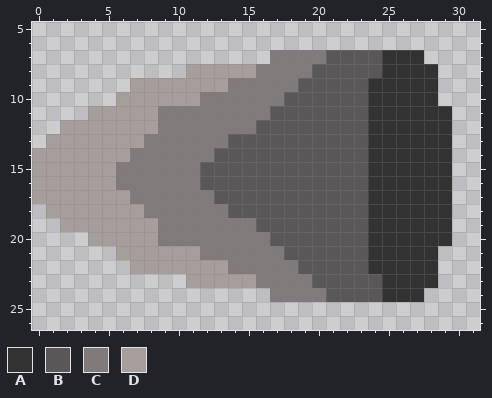
Pixel-art file -- assets/sprites/Weapons/Bullet 2.aseprite. Above, as it was before the edit.
32x32 pixels, 1 frame. Shown: x 0..31, y 5..26.
Palette (. is transparent): A #323232  B #595757  C #807b7a  D #a69e9a
Pixels before, first column x 0:
 7 .................CCCCBBBBAAA..
 8 ...........DDDDDCCCCBBBBBAAAA.
 9 .......DDDDDDDCCCCCBBBBBAAAAA.
10 ......DDDDDDCCCCCCBBBBBBAAAAA.
11 ....DDDDDCCCCCCCCBBBBBBBAAAAAA
12 ..DDDDDDDCCCCCCCBBBBBBBBAAAAAA
13 .DDDDDDDCCCCCCBBBBBBBBBBAAAAAA
14 DDDDDDDCCCCCCBBBBBBBBBBBAAAAAA
15 DDDDDDCCCCCCBBBBBBBBBBBBAAAAAA
16 DDDDDDCCCCCCBBBBBBBBBBBBAAAAAA
17 DDDDDDDCCCCCCBBBBBBBBBBBAAAAAA
18 .DDDDDDDCCCCCCBBBBBBBBBBAAAAAA
19 ..DDDDDDDCCCCCCCBBBBBBBBAAAAAA
20 ....DDDDDCCCCCCCCBBBBBBBAAAAAA
21 ......DDDDDDCCCCCCBBBBBBAAAAA.
22 .......DDDDDDDCCCCCBBBBBAAAAA.
23 ...........DDDDDCCCCBBBBBAAAA.
24 .................CCCCBBBBAAA..
Now the later version:
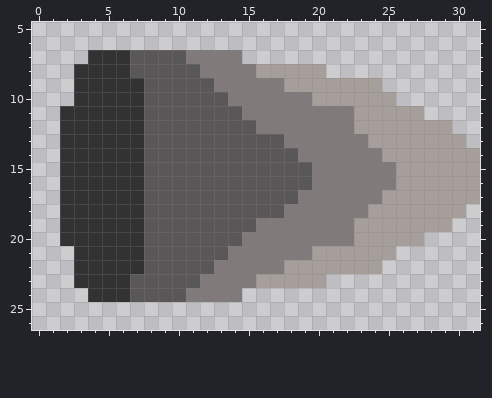
The edit:
Changed rows in their new state; - is an unchanged pixel.
first column x 0:
 7 ----AAABBBBCCCC--...........----
 8 ---AAAABBBBBCCCCDDDDD........---
 9 ---AAAAABBBBBC----DDDDDDD....---
10 ---AAAAABBBBBB----CCDDDDDD...---
11 --AAAAAABBBBBBB--CCCCCCDDDDD..--
12 --AAAAAABBBBBBBBCCCCCCCDDDDDDD--
13 -.AAAAAABBBBBB----CCCCCCDDDDDDD-
14 ..AAAAAABBBBB------CCCCCCDDDDDDD
15 ..AAAAAABBBB--------CCCCCCDDDDDD
16 ..AAAAAABBBB--------CCCCCCDDDDDD
17 ..AAAAAABBBBB------CCCCCCDDDDDDD
18 -.AAAAAABBBBBB----CCCCCCDDDDDDD-
19 --AAAAAABBBBBBBBCCCCCCCDDDDDDD--
20 --AAAAAABBBBBBB--CCCCCCDDDDD..--
21 ---AAAAABBBBBB----CCDDDDDD...---
22 ---AAAAABBBBBC----DDDDDDD....---
23 ---AAAABBBBBCCCCDDDDD........---
24 ----AAABBBBCCCC--...........----
Changed places in both pictures, as pixel boxes (x1, y1, x2, y2):
changed: (32, 50, 480, 302)
